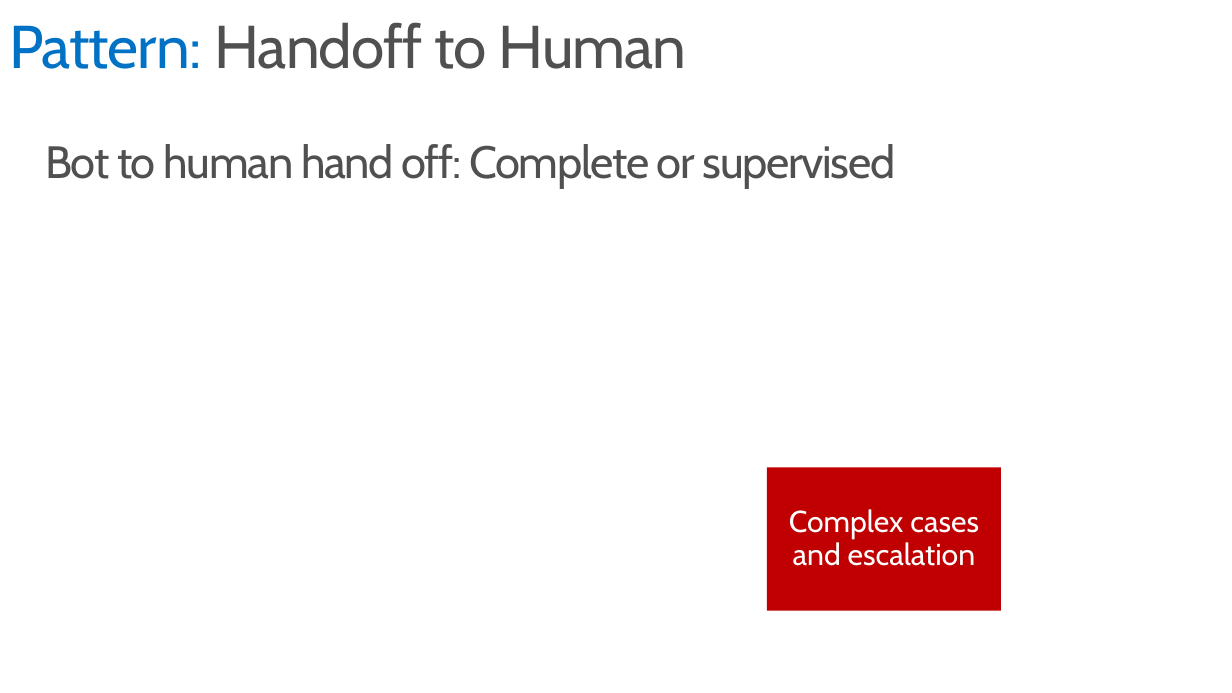
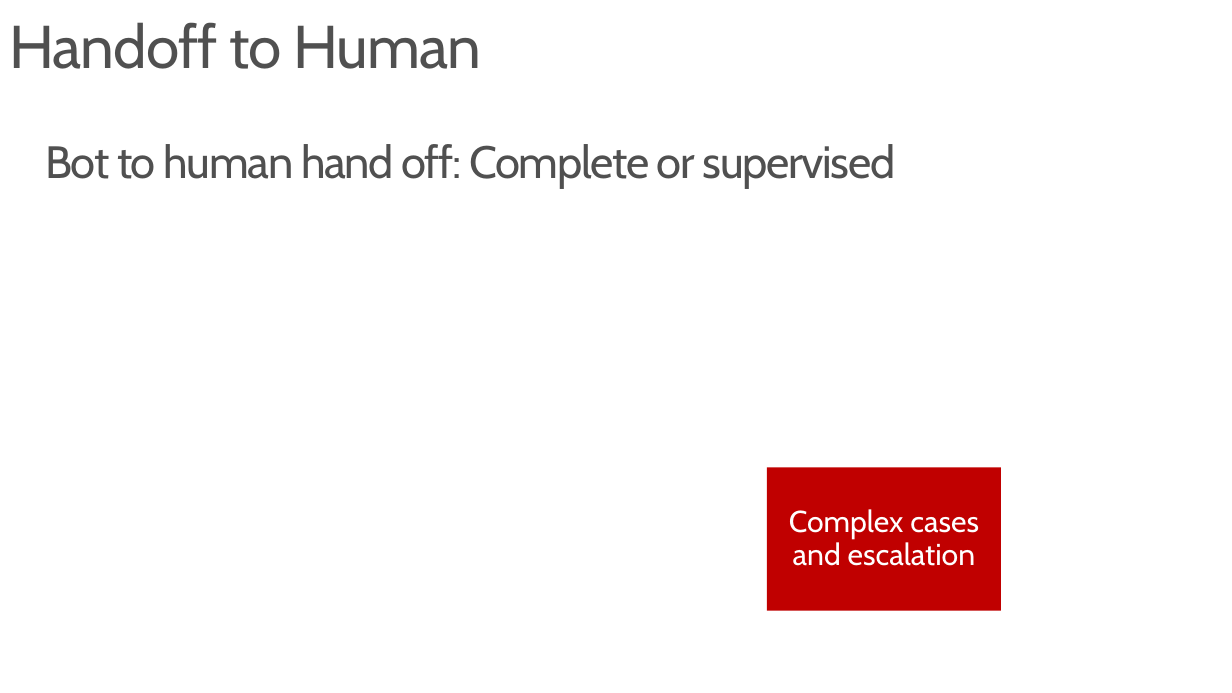
Before and after one commit to GeekTrainer/help-desk-bot-lab, a slide deck: slide 8 of Slides/7 - Handoff to Human.pptx (slide 5 before the commit). Drawn at 1232x693 pixels with LibreOffice and Linux fonts; fonts in the diff are those of the drawing. Boxes give left, top, right and bottom in pixels: in the first picture for what was removed or moved away, otherwise in the second. Text is boxed around its words. In the diff, an @@ line names an element or a change of style, - is before the commit and + after.

```diff
--- a/Slides/7 - Handoff to Human.pptx
+++ b/Slides/7 - Handoff to Human.pptx
@@ title at box(9, 22, 481, 69): text changed @@
-Pattern: Handoff to Human
+Handoff to Human
```
Also in this commit, not shown: 9 other slides changed, 5 slides added, 1 slide removed, 3 other files.
